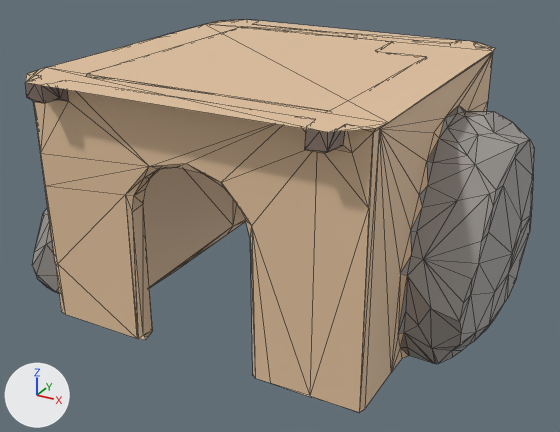
Renders of the glTF model docs/univers/archipeo/batiments/modeles/6e-batiment-abri-de-lavi/etape-1.glb from each side of a commit.
Before and after are seen from a 50 mm camera at (0.756, -1.403, 0.871) aimed at (0.009, -0.045, 0.192). Arrows for +X, +Y and +Z are at lower left; the lights stay in place. The first picture is the older version. Mesh edges are drawn as thin lines. Vertices at exactly the same position are counted once.

Names of what the first picture shows: 'geometry_0'.
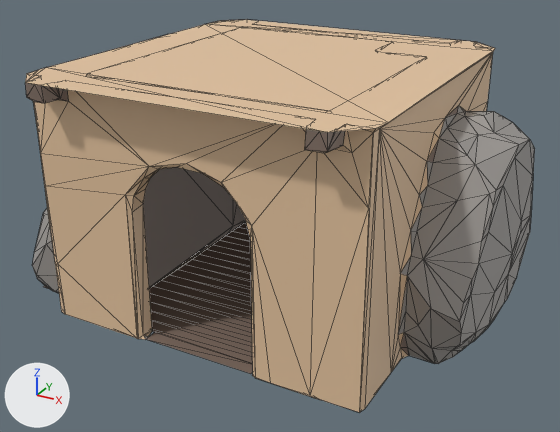
What differs and where, as boxes [x1, y1, x2, y2] in the pictures (560 x 432 px):
```json
{"part": 1, "of": "me_geometry_0", "change": "added", "after": [149, 222, 253, 363], "on screen": "brown"}
{"part": 2, "of": "me_geometry_0", "change": "built on", "before": [125, 131, 400, 412], "after": [125, 131, 400, 412]}
{"part": 3, "of": "me_geometry_0", "change": "recoloured", "before": [143, 167, 246, 287], "after": [143, 167, 246, 287], "on screen": "brown to grey"}
```

Scene script edits in JSON lines:
```json
{"block": "me_geometry_0", "where": "# used by ob_geometry_0; location = (0.0, 0.0, 0.0)"}
{"op": "remove", "block": "me_geometry_0", "code": "me_geometry_0.from_pydata(...)  # 921 vertices, 1532 faces; spans x -0.513..0.487, y -0.411..0.369, z 0.0..0.525"}
{"op": "add", "block": "me_geometry_0", "code": "me_geometry_0.from_pydata(...)  # 1010 vertices, 1811 faces; spans x -0.513..0.487, y -0.411..0.369, z 0.0..0.525"}
{"block": "me_geometry_0", "change": "me_geometry_0 part 1: a new loose piece of 50 vertices spanning x -0.263..0.269, y -0.317..0.277, z 0.003, in mat_defaultmaterial"}
{"block": "me_geometry_0", "change": "me_geometry_0 part 2"}
{"block": "me_geometry_0", "change": "75 faces are deleted"}
{"block": "me_geometry_0", "change": "4 vertices move within x -0.401..-0.325, y -0.391..-0.274, z 0.0..0.525"}
{"block": "me_geometry_0", "change": "4 vertices are added at (-0.138, -0.348, 0.003), (0.112, -0.348, 0.003), (0.112, -0.317, 0.003), (-0.138, -0.317, 0.003)"}
{"block": "me_geometry_0", "change": "276 new faces join them"}
{"block": "me_geometry_0", "change": "me_geometry_0 part 3: 347 kept faces spanning x -0.513..0.268, y -0.314..0.286, z 0.0..0.525 get new vertex colours"}
{"block": "me_geometry_0", "change": "other edits to the shape of me_geometry_0 do not show in these pictures"}
```
